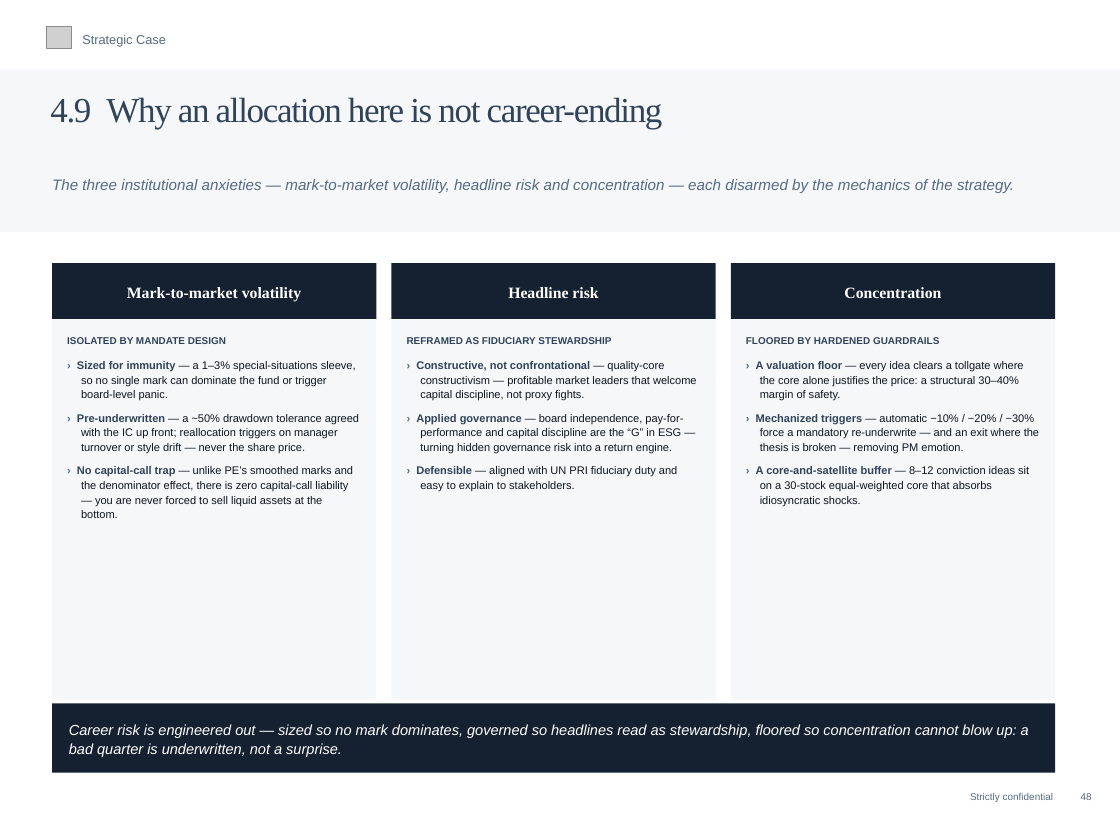
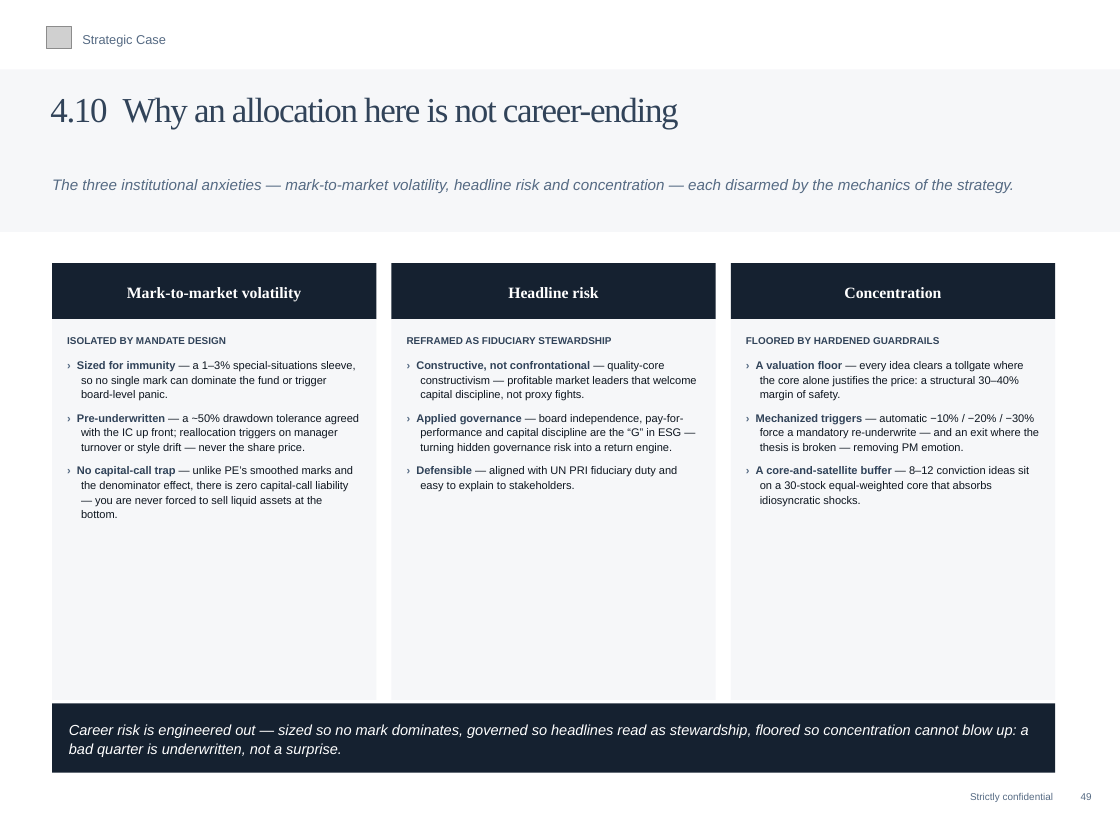
Before and after one commit to charette-lab/Claude, a slide deck: slide 52 of Athanase_Engaged_Ownership_Allocator_Deck.pptx (slide 51 before the commit). Drawn at 1120x840 pixels with LibreOffice and Linux fonts; fonts in the diff are those of the drawing; grey boxes stand for pictures. Boxes give left, top, right and bottom in pixels: in the first picture for what was removed or moved away, otherwise in the second. Text is boxed around its words. In the diff, an @@ line names an element or a change of style, - is before the commit and + after.

```diff
--- a/Athanase_Engaged_Ownership_Allocator_Deck.pptx
+++ b/Athanase_Engaged_Ownership_Allocator_Deck.pptx
@@ text at (x1=50, y1=97, x2=679, y2=129): text changed @@
-4.9 Why an allocation here is not career-ending
+4.10 Why an allocation here is not career-ending
```
Also in this commit, not shown: 31 other slides changed, 1 slide added, 1 other file.
